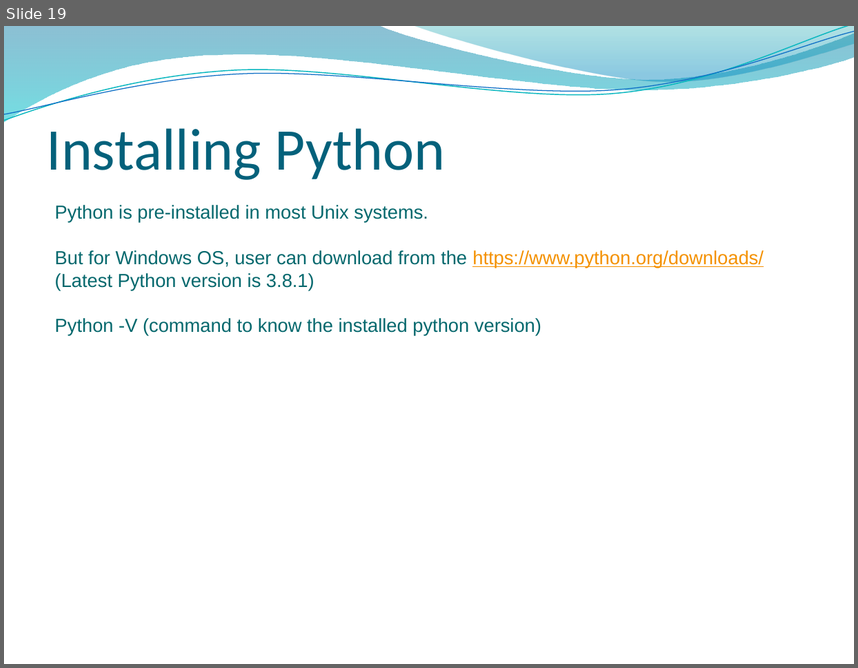
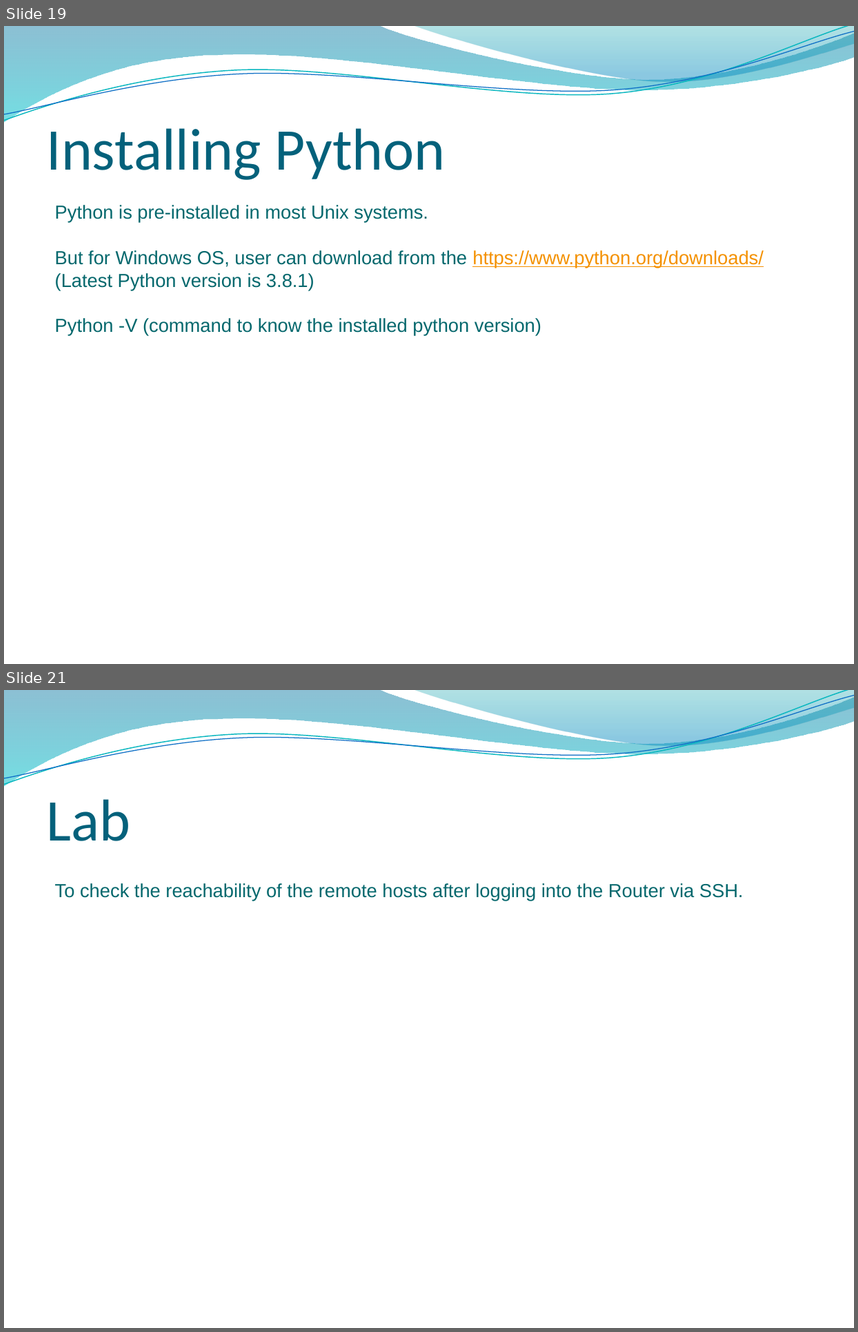
Before and after one commit to yashikadhingra/network-autimation, a slide deck: network_automation.pptx. Shown one above the other, each under a label of ours: slide 19 before the commit, slides 19 and 21 after it; the slides between them are not shown. The pictures are 858x668 and 858x1332 pixels, drawn with LibreOffice and Linux fonts; fonts in the diff are those of the drawing; background and template pictures are left out. Boxes give left, top, right and bottom in pixels: in the first picture for what was removed or moved away, otherwise in the second. Text is boxed around its words. In the diff, an @@ line names an element or a change of style, - is before the commit and + after.

```diff
--- a/network_automation.pptx
+++ b/network_automation.pptx
@@ slide 21 added at (4,690,854,1328), background picture (left out); not listed: 4 template elements that a slide beside it also shows @@
@@ title added at (47,799,131,841), 50 pt, text #04617B @@
+Lab
@@ text added at (55,883,744,901), 16 pt, text #06686C @@
+To check the reachability of the remote hosts after logging into the Router via SSH.
```
Also in this commit, not shown: 1 other slide added.
